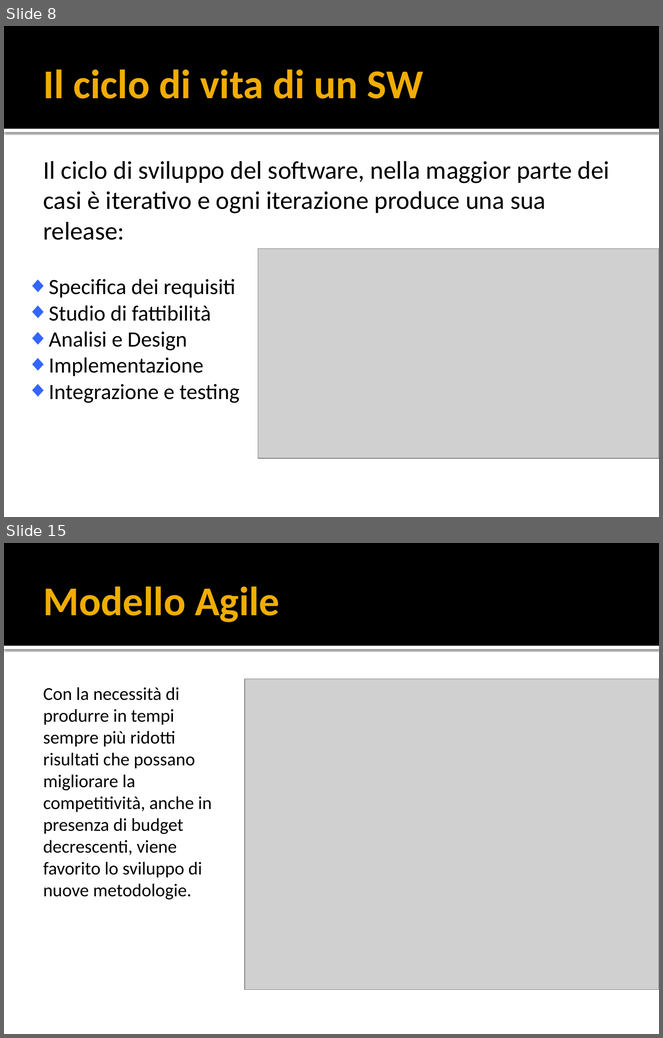
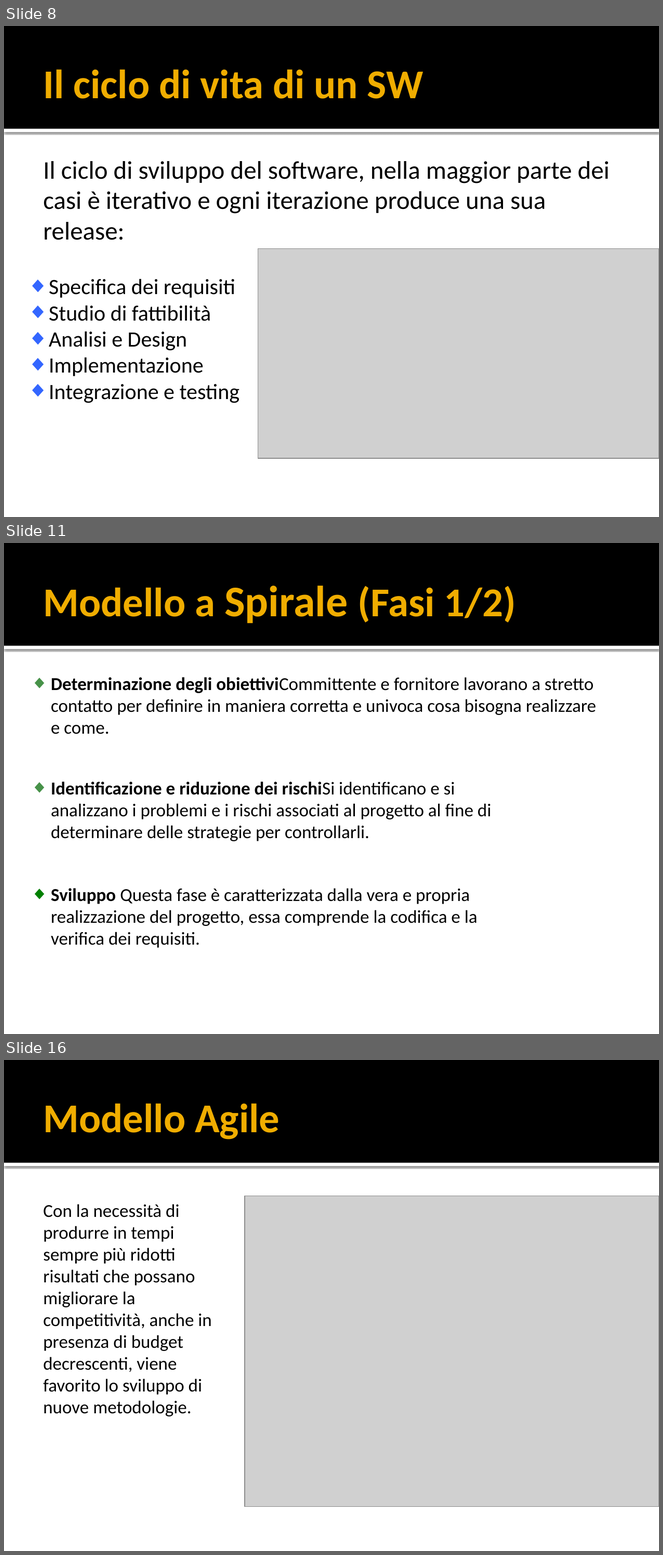
Before and after one commit to yan0z/ISW, a slide deck: Quesito 6 Team/Presentation1.pptx. Shown one above the other, each under a label of ours: slides 8 and 15 before the commit, slides 8, 11 and 16 after it; the slides between them are not shown. The pictures are 663x1038 and 663x1555 pixels, drawn with LibreOffice and Linux fonts; fonts in the diff are those of the drawing; grey boxes stand for pictures. Boxes give left, top, right and bottom in pixels: in the first picture for what was removed or moved away, otherwise in the second. Text is boxed around its words. In the diff, an @@ line names an element or a change of style, - is before the commit and + after.

```diff
--- a/Quesito 6 Team/Presentation1.pptx
+++ b/Quesito 6 Team/Presentation1.pptx
@@ slide 11 added at bbox=[4, 543, 659, 1034], background #FFFFFF; not listed: 2 template elements that a slide beside it also shows @@
@@ title added at bbox=[44, 586, 516, 624], 45 pt, text #F0AD00, bold @@
+Modello a Spirale (Fasi 1/2)
@@ text added at bbox=[51, 677, 596, 734], 20 pt, text #000000 @@
+◆ Determinazione degli obiettiviCommittente e fornitore lavorano a stretto contatto per definire in maniera corretta e univoca cosa bisogna realizzare e come.
@@ text added at bbox=[51, 782, 491, 841], 20 pt, text #000000 @@
+◆ Identificazione e riduzione dei rischiSi identificano e si analizzano i problemi e i rischi associati al progetto al fine di determinare delle strategie per controllarli.
@@ text added at bbox=[51, 888, 478, 948], 20 pt, text #000000 @@
+◆ Sviluppo Questa fase è caratterizzata dalla vera e propria realizzazione del progetto, essa comprende la codifica e la verifica dei requisiti.
@@ what was slide 15 is now slide 16 @@
```
Also in this commit, not shown: 7 slides changed, 6 other slides added, 10 slides removed.
